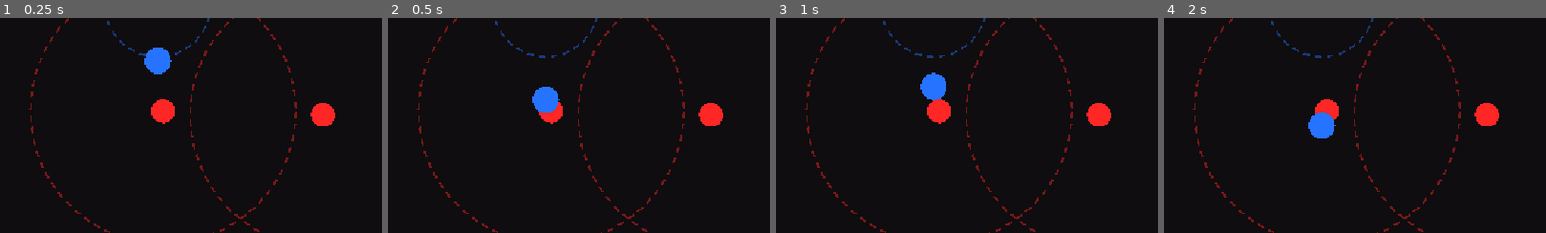
Above: before the commit, frames 1-4 (left to right).
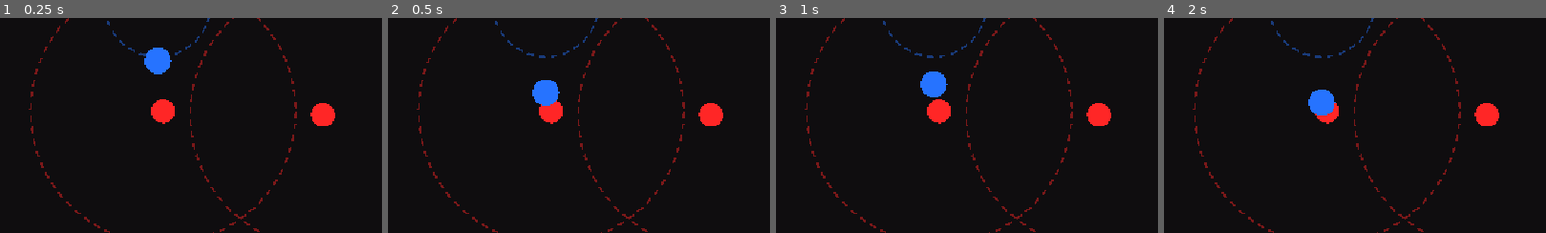
Above: after the commit, the same moments.

Repository: e-neuf/summer-summit-game-jam
Game: Godot game, scene res://levels/Level0.tscn
Two runs of this game, one before a commit and one after it. Both use one fixed random seed, a clock stepped at 60 frames per second and the inputs below. The engine's default icon, where the game draws it, is replaced by a stand-in: a white triangle on a blue panel in a dark square.
Inputs:
- Up to frame 1 (0.25 s): no input
- Up to frame 2 (0.5 s): no input
- Up to frame 3 (1 s): click "RESTART" at 0.5 s
- Up to frame 4 (2 s): click "RESTART" at 1.25 s
The pictures show only the part of the screen within x 0-50%, y 34-84%; the shares and areas given below are measured in that part.

Frame 1 is identical in both runs. In frame 2, 0.5% of the frame differs, in the area x 37-45%, y 28-44%; in frame 3, 0.2%; in frame 4, 1.3%, in the area x 37-45%, y 33-56%.

Commit message:
adjust movement settings

Diff:
--- a/scripts/main_character.gd
+++ b/scripts/main_character.gd
@@ -3,6 +3,7 @@
 const GRAVITY := 600.0
 const JUMP_VELOCITY := -460.0
 const ACCEL := 950.0 #how fast horizontal speed goes up and down
+const DECCELERATION_RATE := 0.06
 const MAX_SPEED := 230.0
 const HOMING_SPEED := 260.0 #top speed while being pulled toward an attracting magnet
 const HOMING_RESPONSE := 0.12 #how quickly velocity blends towards the pull (lower makes it floatier and higher would make it snappier)
@@ -82,33 +83,38 @@
 		else:
 			if (mag.polarity == polarity):
 				print("Being repelled by %s" % mag.name)
-				var away = global_position - mag.global_position
-				var d = max(away.length(), 1.0)
-				var target_vel = (away / d) * REPEL_SPEED
-				target_velocity += target_vel
+				#var away = global_position - mag.global_position
+				#var d = max(away.length(), 1.0)
+				#var target_vel = (away / d) * REPEL_SPEED
+				#target_velocity += target_vel
+
+				var direction = mag.global_position.direction_to(global_position)
+				target_velocity += direction * REPEL_SPEED
 
 	if (Global.Current_Attraction != null):
 		print("Being attracted by %s" % Global.Current_Attraction.name)
-		var to_target = Global.Current_Attraction.global_position - global_position
+		var distance = global_position.distance_to(Global.Current_Attraction.global_position)
 		# If close enough to the center of the magnet or out of the magnet's range, stop attraction
-		if (to_target.length() < 0.1 || Global.MC_magnets_in_range.rfind(Global.Current_Attraction) == -1):
+		if (distance < 0.1 || Global.MC_magnets_in_range.rfind(Global.Current_Attraction) == -1):
 			print("No longer attracted to it")
 			Global.Current_Attraction = null
 			target_velocity = Vector2.ZERO
-			pass
-		var target_vel = to_target.normalized() * HOMING_SPEED
-		target_velocity += target_vel
+			velocity = Vector2.ZERO
+		else:
+			var direction = global_position.direction_to(Global.Current_Attraction.global_position)
+			target_velocity += direction * HOMING_SPEED
 
-	if (target_velocity == Vector2.ZERO):
-		var input_dir := Input.get_axis("move_left", "move_right")
-		if input_dir != 0.0:
-			velocity.x = move_toward(velocity.x, input_dir * MAX_SPEED, ACCEL * delta)
-		else:
-			velocity.x = move_toward(velocity.x, 0.0, ACCEL * delta)
-
-	else:
-		print(target_velocity)
-		velocity = velocity.lerp(target_velocity, HOMING_RESPONSE)
+	#if (target_velocity == Vector2.ZERO):
+		#print("No magnets currently acting on player, velocity: (%f, %f)" % [velocity.x, velocity.y])
+		#var input_dir := Input.get_axis("move_left", "move_right")
+		#if input_dir != 0.0:
+			#velocity.x = move_toward(velocity.x, input_dir * MAX_SPEED, ACCEL * delta)
+		#else:
+			#velocity.x = move_toward(velocity.x, 0.0, ACCEL * delta)
+#
+	#else:
+		#print(target_velocity)
+	velocity = velocity.lerp(target_velocity, HOMING_RESPONSE if target_velocity != Vector2.ZERO else DECCELERATION_RATE)
 
 	move_and_slide()
 
